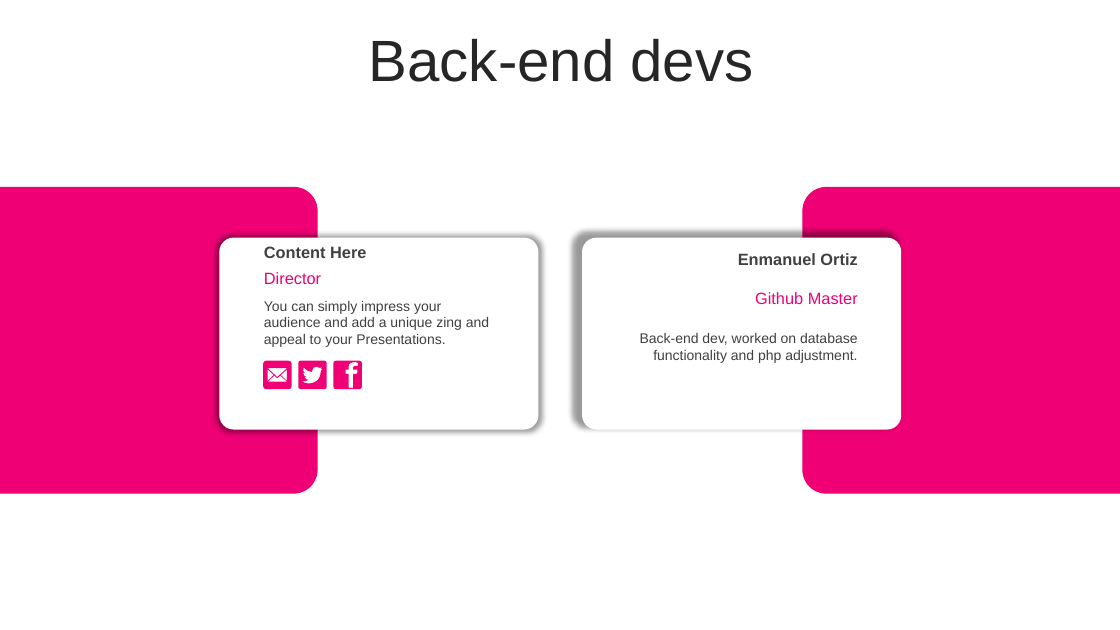
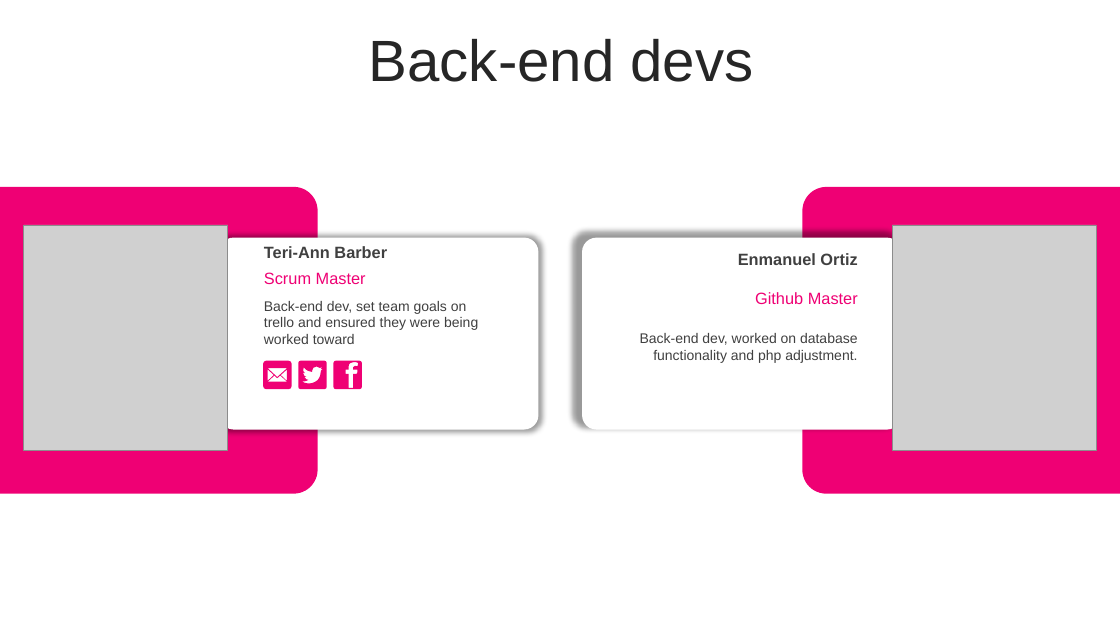
Before and after one commit to cen4010-s2019-g01/TeamProject, a slide deck: slide 3 of CritiqueCafe Project/M5PPT-WIP.pptx. Drawn at 1120x630 pixels with LibreOffice and Linux fonts; fonts in the diff are those of the drawing; grey boxes stand for pictures. Boxes give left, top, right and bottom in pixels: in the first picture for what was removed or moved away, otherwise in the second. Text is boxed around its words. In the diff, an @@ line names an element or a change of style, - is before the commit and + after.

```diff
--- a/CritiqueCafe Project/M5PPT-WIP.pptx
+++ b/CritiqueCafe Project/M5PPT-WIP.pptx
@@ picture added at [24,225,228,450] @@
@@ picture added at [892,225,1096,450] @@
@@ text at [264,246,387,258]: text changed @@
-Content Here
+Teri-Ann Barber
@@ text at [264,272,366,284]: text changed @@
-Director
+Scrum Master
@@ text at [264,301,478,344]: text changed @@
-You can simply impress your audience and add a unique zing and appeal to your Presentations.
+Back-end dev, set team goals on trello and ensured they were being worked toward
```
Also in this commit, not shown: 4 other slides changed, 1 other file.
